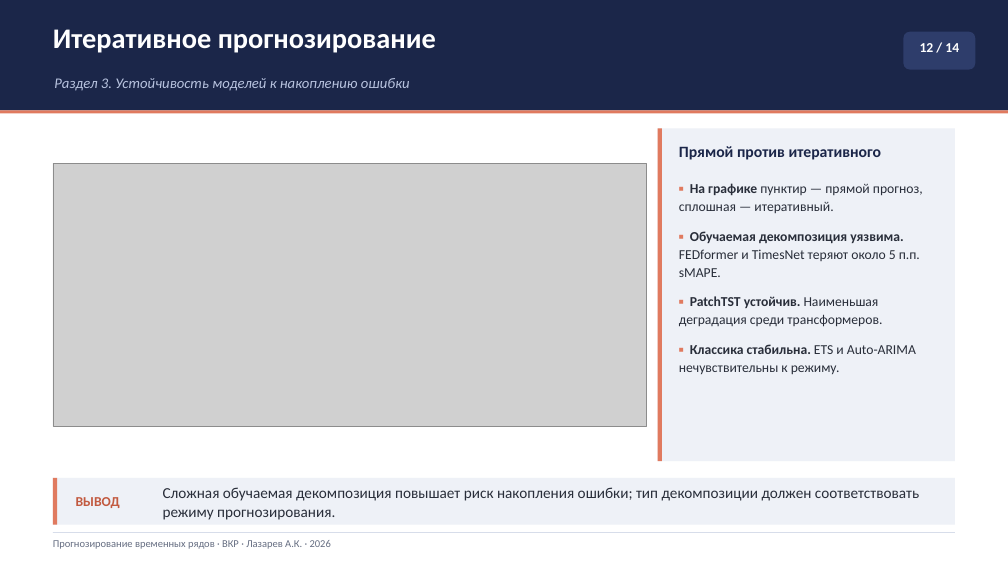
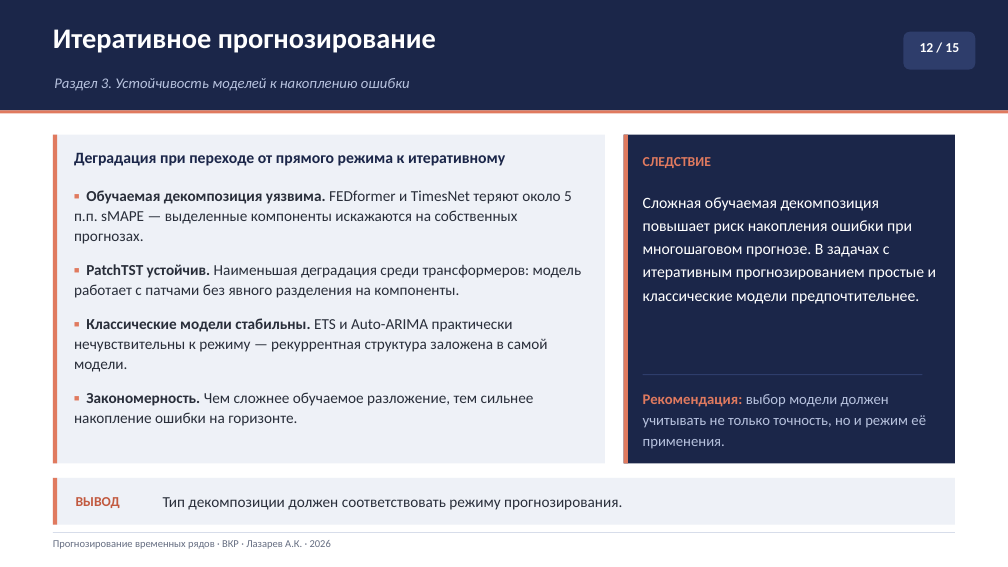
Before and after one commit to Prost444/Hybrid-models-for-TS-processing, a slide deck: slide 12 of docs/Презентация_Лазарев_ВКР.pptx. Drawn at 1008x567 pixels with LibreOffice and Linux fonts; fonts in the diff are those of the drawing; grey boxes stand for pictures. Boxes give left, top, right and bottom in pixels: in the first picture for what was removed or moved away, otherwise in the second. Text is boxed around its words. In the diff, an @@ line names an element or a change of style, - is before the commit and + after.

```diff
--- a/docs/Презентация_Лазарев_ВКР.pptx
+++ b/docs/Презентация_Лазарев_ВКР.pptx
@@ text at (x1=920, y1=43, x2=959, y2=52): text changed @@
-12 / 14
+12 / 15
@@ rectangle added at (x1=53, y1=135, x2=605, y2=464), fill #EEF1F7 @@
@@ rectangle added at (x1=53, y1=135, x2=57, y2=464), fill #E07A5F @@
@@ rectangle moved from (x1=658, y1=129, x2=662, y2=461) to (x1=624, y1=135, x2=628, y2=464) @@
@@ rectangle resized from (x1=658, y1=129, x2=955, y2=461) to (x1=624, y1=135, x2=955, y2=464) @@
@@ rectangle at (x1=624, y1=135, x2=955, y2=464): fill #EEF1F7 to #1B2649 @@
@@ text removed at (x1=679, y1=146, x2=881, y2=160) @@
-Прямой против итеративного
@@ picture removed at (x1=53, y1=163, x2=647, y2=426) @@
@@ text added at (x1=74, y1=152, x2=505, y2=166), 15 pt, text #1B2649, bold @@
+Деградация при переходе от прямого режима к итеративному
@@ text added at (x1=643, y1=157, x2=711, y2=168), 13 pt, text #E07A5F, bold @@
+СЛЕДСТВИЕ
@@ text added at (x1=74, y1=190, x2=582, y2=426), 14.5 pt, text #292E3A @@
+▪ Обучаемая декомпозиция уязвима. FEDformer и TimesNet теряют около 5 п.п. sMAPE — выделенные компоненты искажаются на собственных прогнозах.
+▪ PatchTST устойчив. Наименьшая деградация среди трансформеров: модель работает с патчами без явного разделения на компоненты.
+▪ Классические модели стабильны. ETS и Auto-ARIMA практически нечувствительны к режиму — рекуррентная структура заложена в самой модели.
+▪ Закономерность. Чем сложнее обучаемое разложение, тем сильнее накопление ошибки на горизонте.
@@ text added at (x1=643, y1=197, x2=937, y2=304), 15 pt, text #FFFFFF @@
+Сложная обучаемая декомпозиция повышает риск накопления ошибки при многошаговом прогнозе. В задачах с итеративным прогнозированием простые и классические модели предпочтительнее.
@@ text removed at (x1=679, y1=183, x2=923, y2=374) @@
-▪ На графике пунктир — прямой прогноз, сплошная — итеративный.
-▪ Обучаемая декомпозиция уязвима. FEDformer и TimesNet теряют около 5 п.п. sMAPE.
-▪ PatchTST устойчив. Наименьшая деградация среди трансформеров.
-▪ Классика стабильна. ETS и Auto-ARIMA нечувствительны к режиму.
@@ rectangle added at (x1=643, y1=374, x2=923, y2=375), fill #2E3D6B @@
@@ text added at (x1=643, y1=394, x2=926, y2=449), 14 pt, text #B7C2DE @@
+Рекомендация: выбор модели должен учитывать не только точность, но и режим её применения.
@@ text at (x1=163, y1=497, x2=622, y2=510): text changed @@
-Сложная обучаемая декомпозиция повышает риск накопления ошибки; тип декомпозиции должен соответствовать режиму прогнозирования.
+Тип декомпозиции должен соответствовать режиму прогнозирования.
```
Also in this commit, not shown: 11 other slides changed, 1 slide added, 4 other files.
